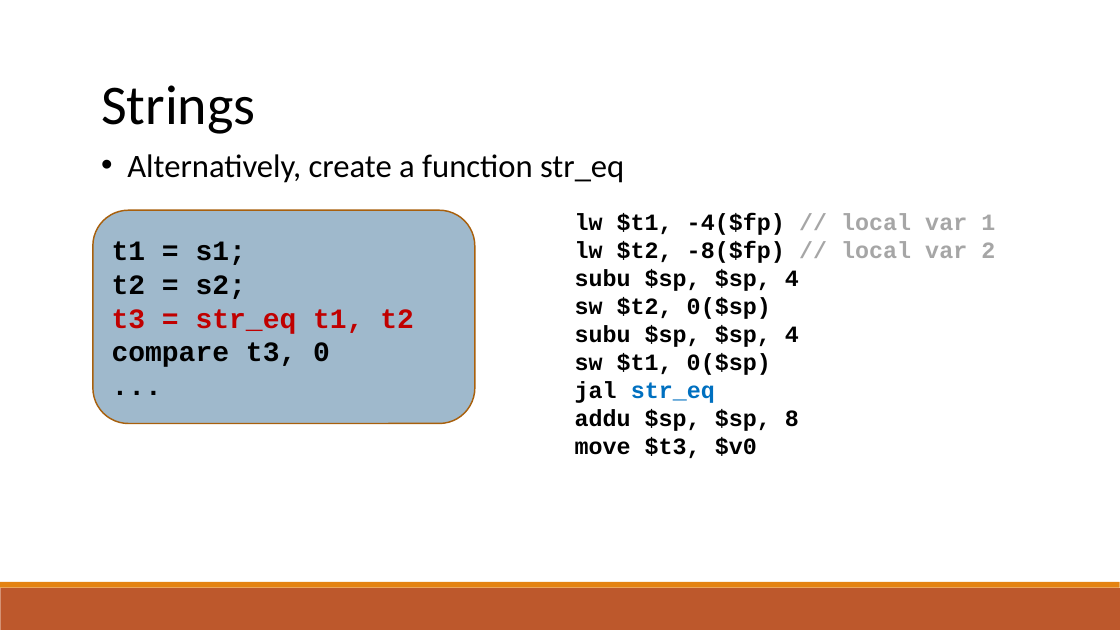
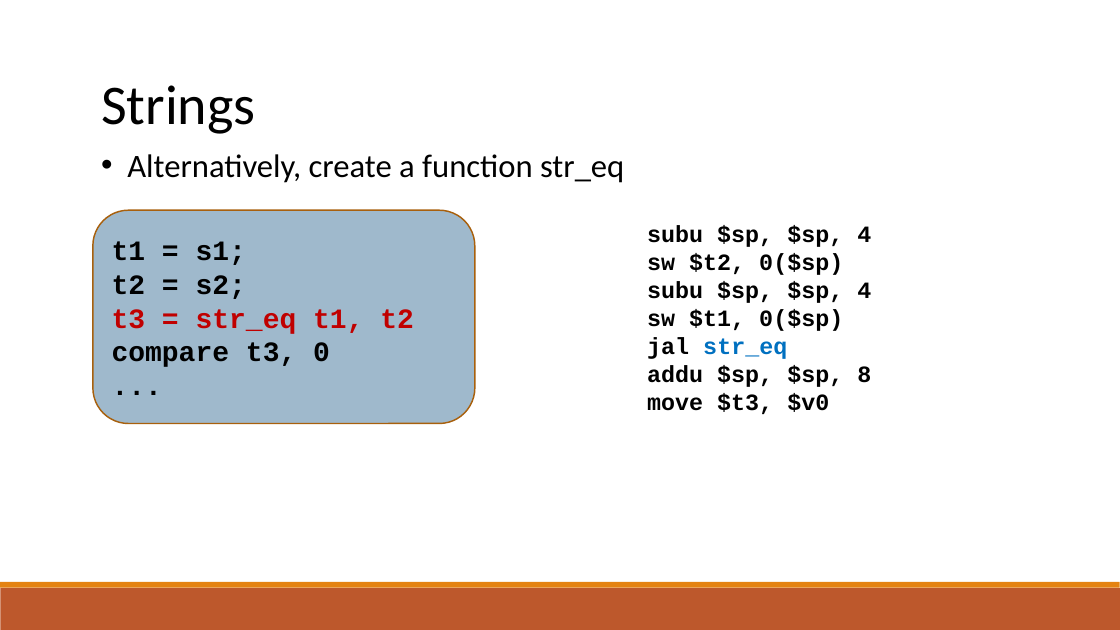
Before and after one commit to raghadzeidan/COMPILATION_TAU_FOR_STUDENTS, a slide deck: slide 60 of new_slides/codegen.pptx (slide 48 before the commit). Drawn at 1120x630 pixels with LibreOffice and Linux fonts; fonts in the diff are those of the drawing. Boxes give left, top, right and bottom in pixels: in the first picture for what was removed or moved away, otherwise in the second. Text is boxed around its words. In the diff, an @@ line names an element or a change of style, - is before the commit and + after.

```diff
--- a/new_slides/codegen.pptx
+++ b/new_slides/codegen.pptx
@@ text "subu $sp, $sp, 4": place and size @@
-text "subu $sp, $sp, 4" at (575,213,995,458)
+text "subu $sp, $sp, 4" at (647,225,871,414)
@@ text at (575,213,995,263): paragraphs removed @@
-lw $t1, -4($fp) // local var 1
-lw $t2, -8($fp) // local var 2
```
Also in this commit, not shown: 5 other slides changed, 12 slides added, 1 other file.
